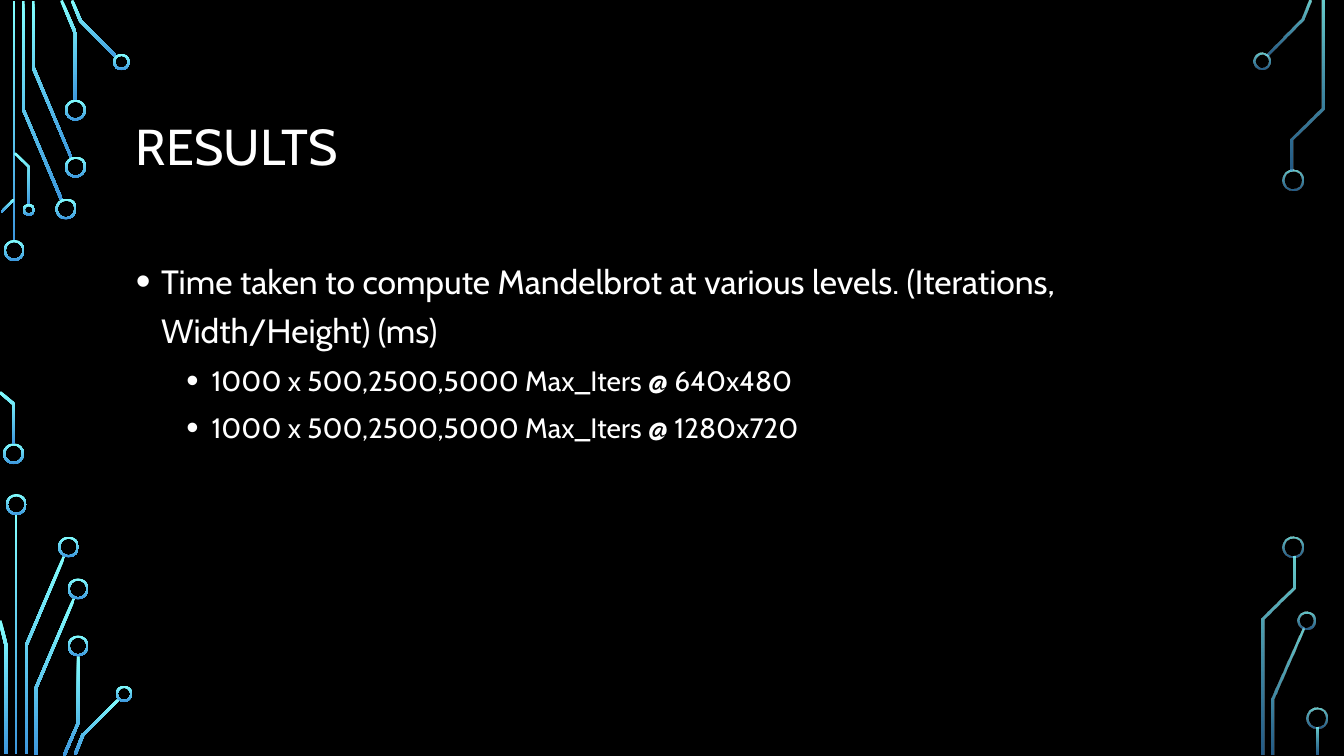
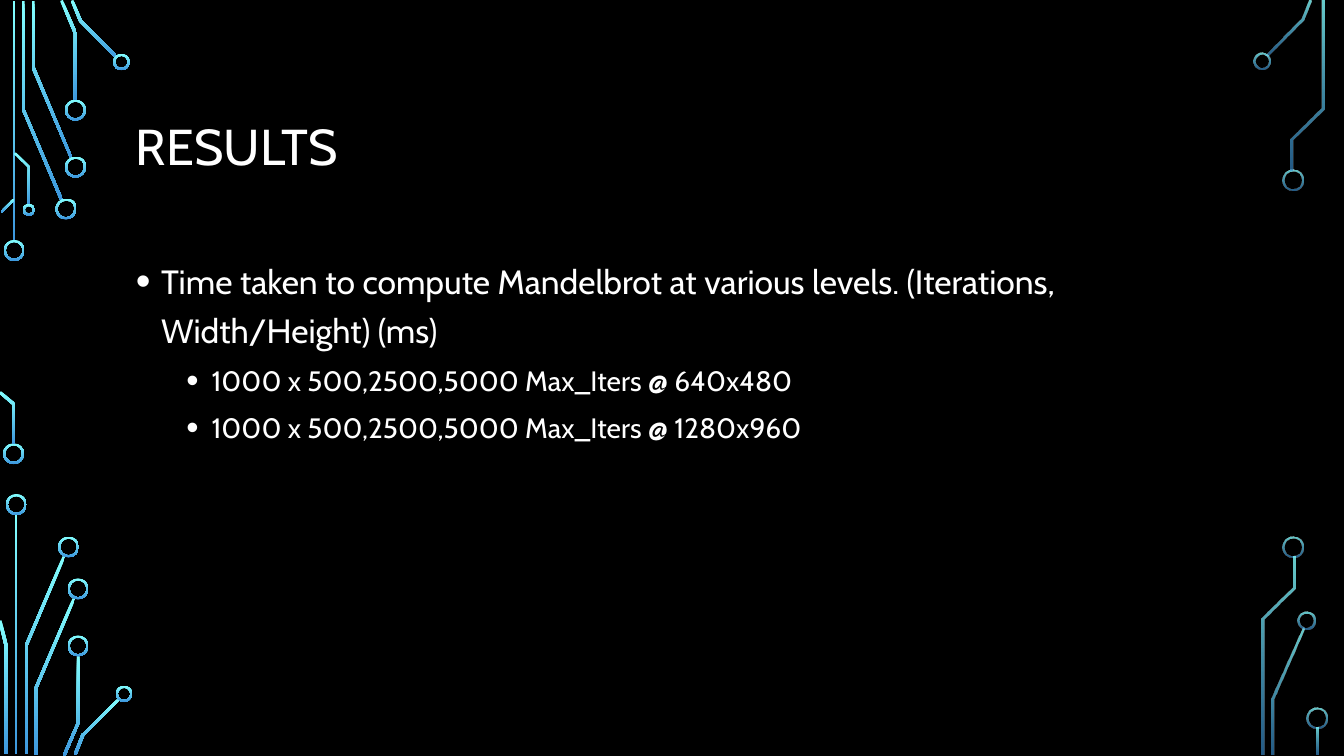
Before and after one commit to Shorte240/DSaA-Submission, a slide deck: slide 7 of CMP202 Assessment.pptx. Drawn at 1344x756 pixels with LibreOffice and Linux fonts; fonts in the diff are those of the drawing; background and template pictures are left out. Boxes give left, top, right and bottom in pixels: in the first picture for what was removed or moved away, otherwise in the second. Text is boxed around its words. In the diff, an @@ line names an element or a change of style, - is before the commit and + after.

```diff
--- a/CMP202 Assessment.pptx
+++ b/CMP202 Assessment.pptx
@@ text at bbox=[212, 418, 801, 442]: text changed @@
-  • 1000 x 500,2500,5000 Max_Iters @ 1280x720
+  • 1000 x 500,2500,5000 Max_Iters @ 1280x960
```
Also in this commit, not shown: 9 slides removed, 9 other files.
